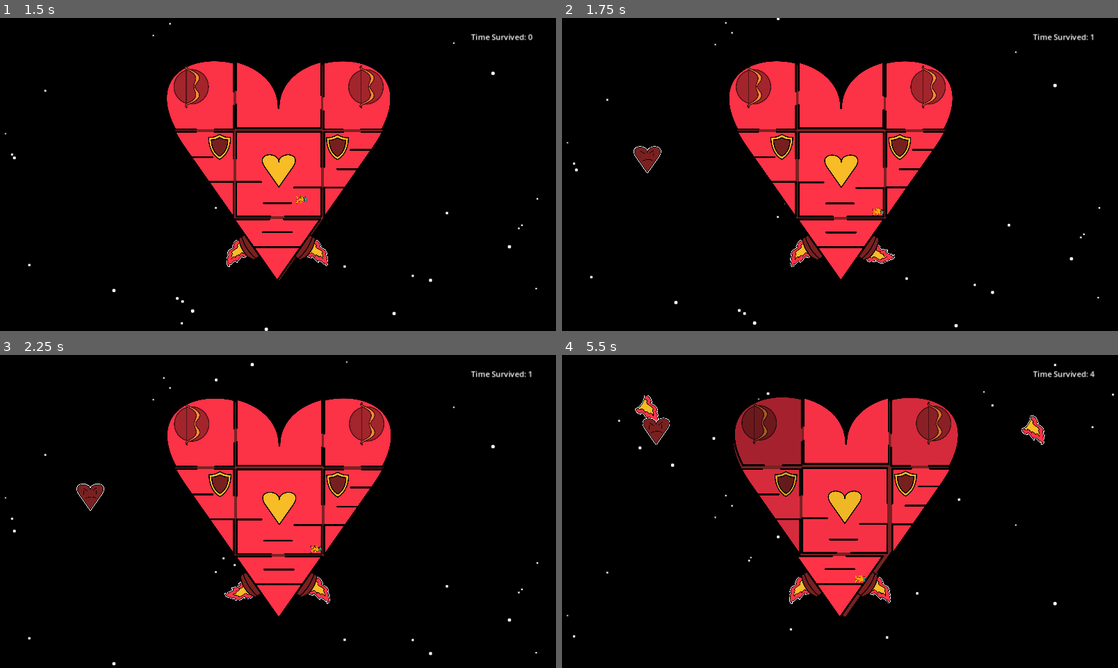
Above: before the commit, frames 1-4 (two rows, left to right).
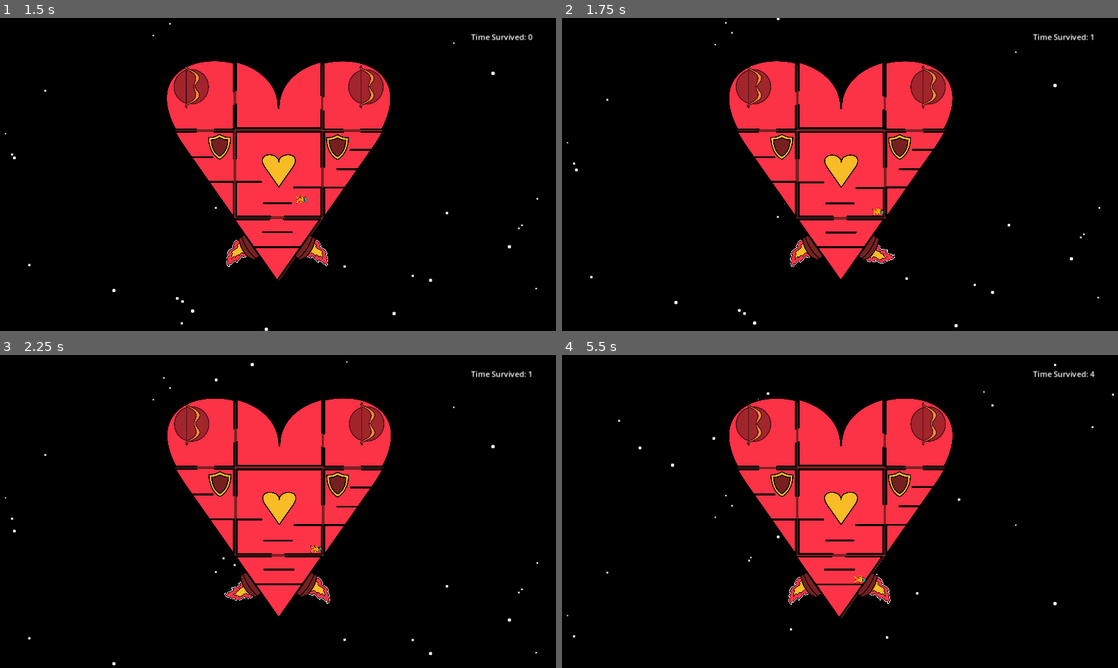
Above: after the commit, the same moments.

Repository: BreannaBre/GodotProject
Game: Godot game, scene res://scenes/main.tscn
Same seed, same stepped clock (60 frames per second), same inputs: the game is played once before the commit and once after it.
Inputs (mouse positions are in pixels of both pictures, inside the frame that each line leads up to):
- Up to frame 1 (1.5 s): click "Start" at 0.5 s; move the mouse to (400, 158) at 1.27 s; hold Right (Player1Right) from 1.28 s (still down); tap / (Player1Interact) at 1.35 s; click (400, 158) at 1.42 s
- Up to frame 2 (1.75 s): keep holding Right (Player1Right); tap Up (Player1Jump) at 1.52 s
- Up to frame 3 (2.25 s): release Right (Player1Right) at 2 s; drag from (166, 527) to (278, 511) at 2.02 s
- Up to frame 4 (5.5 s): move the mouse to (895, 442) at 2.77 s; hold Left (Player1Left) 2.78-3.5 s; tap / (Player1Interact) at 2.85, 4.35 s; drag from (812, 574) to (751, 511) at 3.52 s; move the mouse to (1006, 558) at 4.27 s; hold Right (Player1Right) 4.28-5 s; tap Up (Player1Jump) at 4.52 s; drag from (673, 464) to (784, 483) at 5.02 s

Frame 1 is identical in both runs. In frame 2, 0.2% of the frame differs, in the area x 12-18%, y 40-50%; in frame 3, 0.2%; in frame 4, 9.7%, in the area x 13-87%, y 12-84%.

Commit message:
nerfed flame enemy

Diff:
--- a/scenes/flame.tscn
+++ b/scenes/flame.tscn
@@ -1,7 +1,7 @@
 [gd_scene load_steps=4 format=3 uid="uid://dp4l85naudxer"]
 
 [ext_resource type="Script" path="res://src/flame.gd" id="1_0no6i"]
-[ext_resource type="Texture2D" uid="uid://bif3xo5npfras" path="res://assets/misc/fire_frame_1.svg" id="2_oxtko"]
+[ext_resource type="Texture2D" uid="uid://rolue0nguduu" path="res://assets/enemies/flame.svg" id="2_lfnea"]
 
 [sub_resource type="RectangleShape2D" id="RectangleShape2D_5xuxj"]
 size = Vector2(20, 15)
@@ -27,6 +27,6 @@
 position = Vector2(-1, -2)
 rotation = -0.706717
 scale = Vector2(0.0617284, 0.05)
-texture = ExtResource("2_oxtko")
+texture = ExtResource("2_lfnea")
 
 [connection signal="body_entered" from="Body" to="." method="_on_body_entered"]
--- a/scenes/heart_burn.tscn
+++ b/scenes/heart_burn.tscn
@@ -1,7 +1,7 @@
 [gd_scene load_steps=4 format=3 uid="uid://bpx0tbbru2p1k"]
 
 [ext_resource type="Script" path="res://src/heart_burn.gd" id="1_qxc1l"]
-[ext_resource type="Texture2D" uid="uid://bif3xo5npfras" path="res://assets/misc/fire_frame_1.svg" id="2_1q8bg"]
+[ext_resource type="Texture2D" uid="uid://cigq1mf2w6i1l" path="res://assets/enemies/heart_burn.svg" id="2_adaim"]
 
 [sub_resource type="CircleShape2D" id="CircleShape2D_tc5fp"]
 radius = 30.0
@@ -18,8 +18,9 @@
 
 [node name="Sprite" type="Sprite2D" parent="Body"]
 unique_name_in_owner = true
-scale = Vector2(0.15, 0.15)
-texture = ExtResource("2_1q8bg")
+position = Vector2(4.76837e-07, -1.3113e-06)
+scale = Vector2(0.164456, 0.164456)
+texture = ExtResource("2_adaim")
 
 [node name="Shape" type="CollisionShape2D" parent="Body"]
 shape = SubResource("CircleShape2D_tc5fp")
--- a/src/heart_burn.gd
+++ b/src/heart_burn.gd
@@ -7,7 +7,7 @@
 const EXPLODE_FORCE := 1
 const DAMAGE_MULT := 0.1
 const STOP_DIST = 500
-const PROJ_TIMER := 1.0
+const PROJ_TIMER := 3.0
 var accumulator := 0.0
 
 const FLAME := preload("res://scenes/flame.tscn")
@@ -22,6 +22,9 @@
 	default_ready()
 
 func _process(_delta: float) -> void:
+	if target.distance_to(body.position) >= STOP_DIST:
+		return
+
 	accumulator += _delta
 	if (accumulator > PROJ_TIMER):
 		accumulator = 0
--- a/src/main.gd
+++ b/src/main.gd
@@ -20,8 +20,8 @@
 var enemies: Array[Enemy] = []
 var windowSize := DisplayServer.screen_get_size()
 const SPAWN_DELTA := 0.0625
-const INIT_DELAY := 1.0
-const MIN_DELAY := 1.0
+const INIT_DELAY := 6.0
+const MIN_DELAY := 3.0
 var spawn_delay: float
 var spawn_tick_acc: float
 
